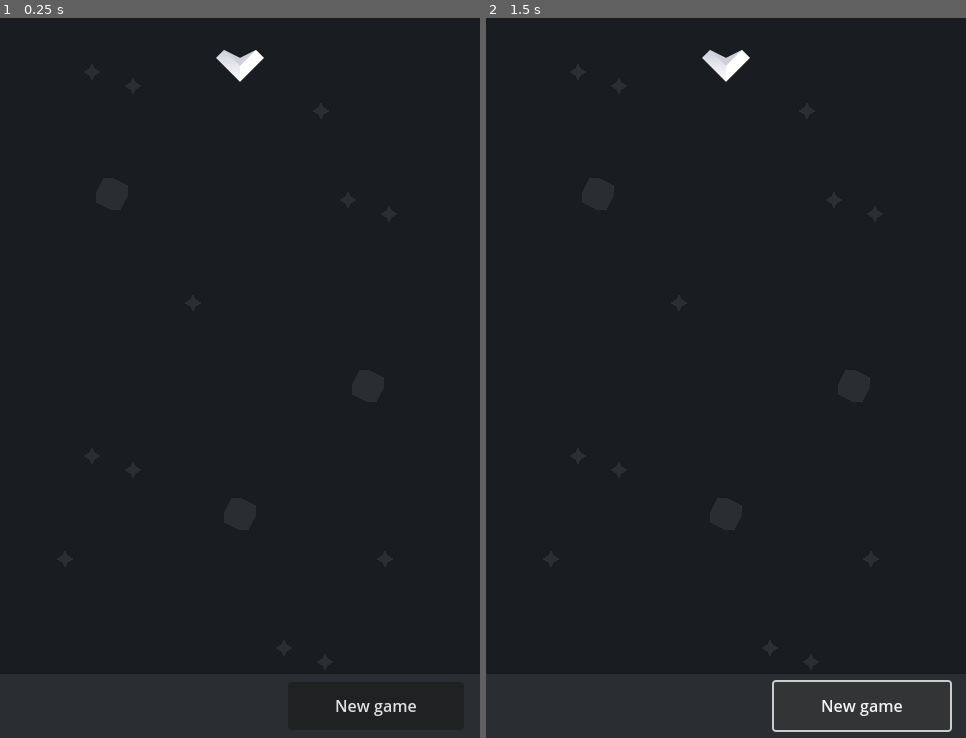
Above: before the commit, frames 1-2 (left to right).
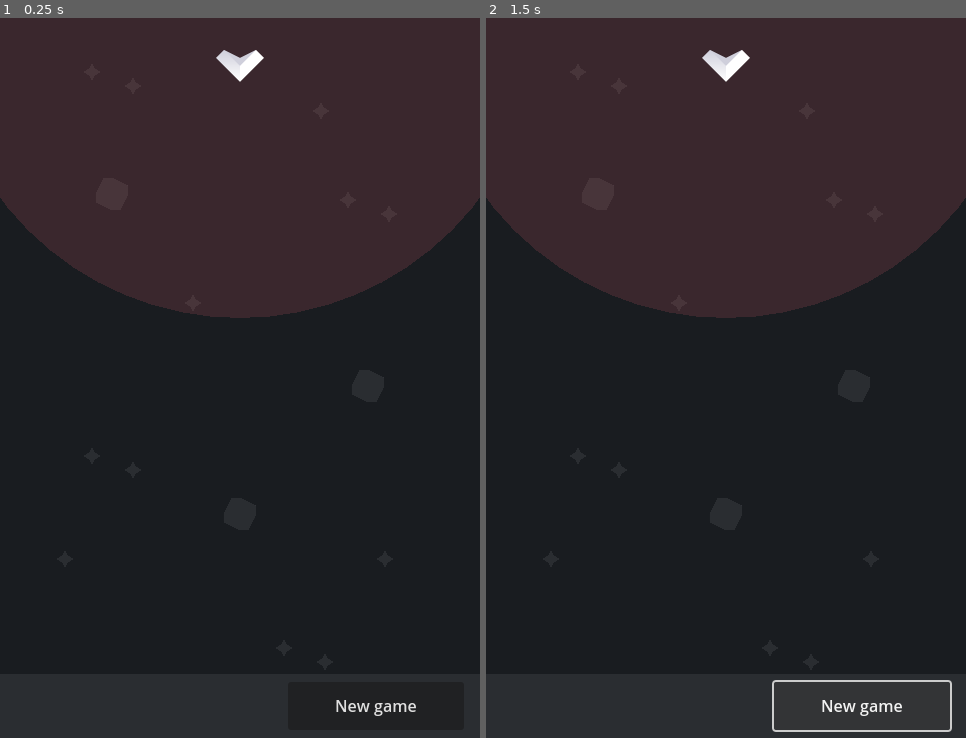
Above: after the commit, the same moments.

Repository: fabiomix/gmtk-2023
Game: Godot game, scene res://scenes/Main.tscn
Same seed, same stepped clock (60 frames per second), same inputs: the game is played once before the commit and once after it.
Inputs:
- Up to frame 1 (0.25 s): no input
- Up to frame 2 (1.5 s): click "New game" at 0.5 s; click "New game" at 1.25 s

The runs differ from the first frame. In frame 1, 36% of the frame differs, in the area x 0-100%, y 0-42%; in frame 2, 36%.

Commit message:
basic fire range [WIP]

Diff:
--- a/misc/WorldTile.tres
+++ b/misc/WorldTile.tres
@@ -8,7 +8,6 @@
 [sub_resource type="TileSetAtlasSource" id="TileSetAtlasSource_h477q"]
 texture = ExtResource("3_328is")
 texture_region_size = Vector2i(64, 64)
-use_texture_padding = false
 0:0/0 = 0
 
 [sub_resource type="TileSetAtlasSource" id="TileSetAtlasSource_7giu7"]
--- a/scenes/GameBoard.tscn
+++ b/scenes/GameBoard.tscn
@@ -1,7 +1,8 @@
-[gd_scene load_steps=3 format=3 uid="uid://2ospmd2d1wc1"]
+[gd_scene load_steps=4 format=3 uid="uid://2ospmd2d1wc1"]
 
 [ext_resource type="Script" path="res://scripts/GameBoard.gd" id="1_2asu6"]
 [ext_resource type="TileSet" uid="uid://b3sgeof8bvmw" path="res://misc/WorldTile.tres" id="1_einto"]
+[ext_resource type="Script" path="res://scripts/FireRange.gd" id="3_eohd2"]
 
 [node name="GameBoard" type="Node2D"]
 script = ExtResource("1_2asu6")
@@ -12,3 +13,7 @@
 cell_quadrant_size = 64
 format = 2
 layer_0/tile_data = PackedInt32Array(0, 1, 0, 1, 3, 0, 2, 1, 0, 3, 1, 0, 4, 1, 0, 5, 1, 0, 6, 1, 0, 65536, 1, 0, 65537, …(855 unchanged characters)…
+
+[node name="FireRange" type="Node2D" parent="."]
+position = Vector2(240, 0)
+script = ExtResource("3_eohd2")
--- /dev/null
+++ b/scripts/FireRange.gd
@@ -0,0 +1,16 @@
+extends Node2D
+
+
+# Called when the node enters the scene tree for the first time.
+func _ready():
+    pass # Replace with function body.
+
+
+# Called every frame. 'delta' is the elapsed time since the previous frame.
+func _process(delta):
+    pass
+
+
+# Drawing hero fire range
+func _draw():
+    draw_circle(Vector2(0, 0), 300, Color.hex(0xbe546033))
